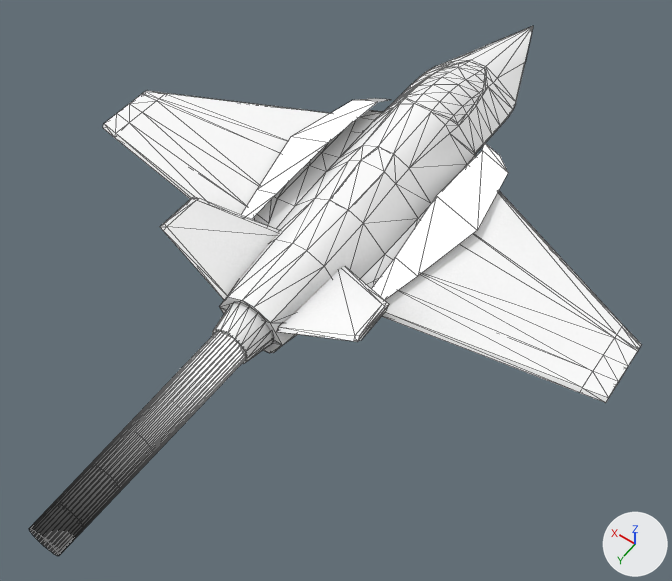
What one commit did to the glTF model resources/meshes/FA-XX/demo_jet.gltf.
Rendered twice from a 50 mm camera at (-7.93, 14.8, 15.34) aimed at (-0.59, 4.52, -0.82). Every picture has the same lights, and +X, +Y and +Z are marked at lower right. The first picture is the older version. Mesh edges are drawn as thin lines. Vertices at exactly the same position are counted once.
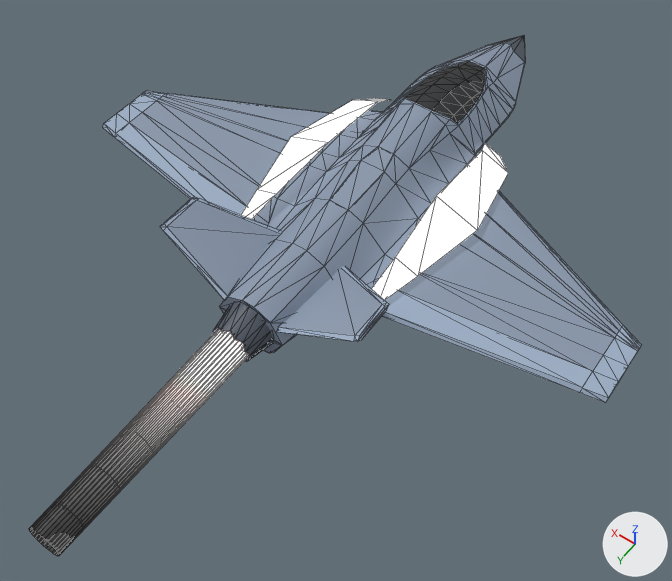
Commit message: demo jet love

Pixel boxes (x1, y1, x2, y2) of what changed, in the pictures (672 x 581 px; the box of a moved part takes in the faces that stretch with it):
'Cube', surface changed, reshaped (white to blue): before (29, 26, 641, 556); after (29, 36, 641, 556)
part 1 of me_cube_001, cut back: (142, 91, 640, 350) in both
part 2 of me_cube_001, cut back: before (438, 26, 533, 78); after (438, 36, 525, 78)
part 3 of me_cube_001, moved or reshaped: before (212, 304, 273, 364); after (213, 304, 273, 361)

Edits to the bpy script that builds the scene:
```text
Add img_albedo:
    img_albedo = load_image('albedo', 'albedo.png', 1024, 1024, 'sRGB')
Change mat_material:
    where n3 = _N.new('ShaderNodeTexImage'); n3.name = 'Image Texture.001'
    remove n4 = _N.new('ShaderNodeMath'); n4.name = 'Math'
    remove n4.operation = 'MULTIPLY'
    remove n4.inputs[1].default_value = 0.0  # 'Value'
    remove n5 = _N.new('ShaderNodeSeparateColor'); n5.name = 'Separate Color'
    remove n6 = _N.new('ShaderNodeTexImage'); n6.name = 'Image Texture.002'
    remove n6.image = img_roughness
    n3.image: img_ao -> img_albedo
    where n0 = _N.new('ShaderNodeBsdfPrincipled'); n0.name = 'Principled BSDF'
    remove _L.new(n4.outputs[0], n0.inputs[1])  # 'Value' to 'Metallic'
    remove _L.new(n5.outputs[2], n4.inputs[0])  # 'Blue' to 'Value'
    remove _L.new(n5.outputs[1], n0.inputs[2])  # 'Green' to 'Roughness'
    remove _L.new(n6.outputs[0], n5.inputs[0])  # 'Color' to 'Color'
Change me_cube_001:
    used by ob_cube; location = (0.0, 0.0, 0.0)
    remove me_cube_001.from_pydata(...)  # 692 vertices, 1274 faces; spans x -6.7..6.7, y -5.4..12.4, z -0.9..1.2
    add me_cube_001.from_pydata(...)  # 724 vertices, 1338 faces; spans x -6.7..6.7, y -4.9..12.4, z -0.9..1.2
    me_cube_001 part 1
    56 faces are deleted
    13 vertices are added at x -6.7..6.7, y 1.0..2.6, z -0.2..0.8
    15 new vertices lie (0.0, 0.7, 0.0) away from vertices in x -2.0..2.0, y 0.3..0.4, z -0.9..-0.1
    112 new faces join them
    me_cube_001 part 2
    1 vertex is removed from x 0.0, y -5.4, z 0.0
    9 faces are deleted
    1 vertex moves from x 0.0, y -5.4, z -0.1 to x 0.0, y -4.9, z -0.1
    5 vertices are added at (0.0, -4.9, 0.0), (0.2, -3.8, 0.2), (0.1, -4.0, 0.3), (-0.2, -3.8, 0.2), (-0.1, -4.0, 0.3)
    17 new faces join them
    me_cube_001 part 3
    1 vertex is removed from x 0.0, y 7.4, z -0.5
    10 faces are deleted
    15 vertices in x -0.5..0.5, y 7.4, z -0.6..0.3 move by (0.0, -0.1, 0.0)
    1 vertex is added at (0.0, 7.3, -0.5)
    10 new faces join them
```
